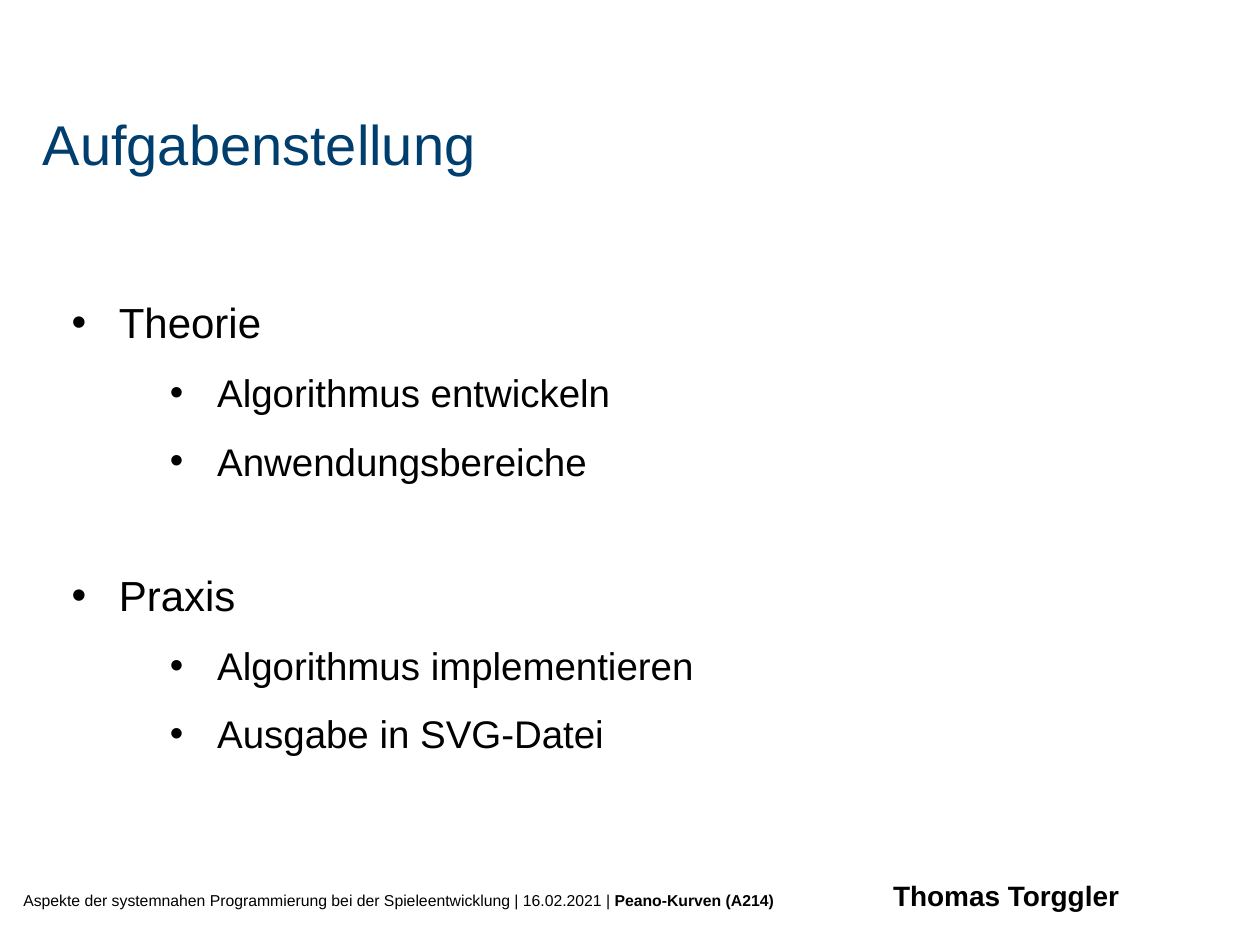
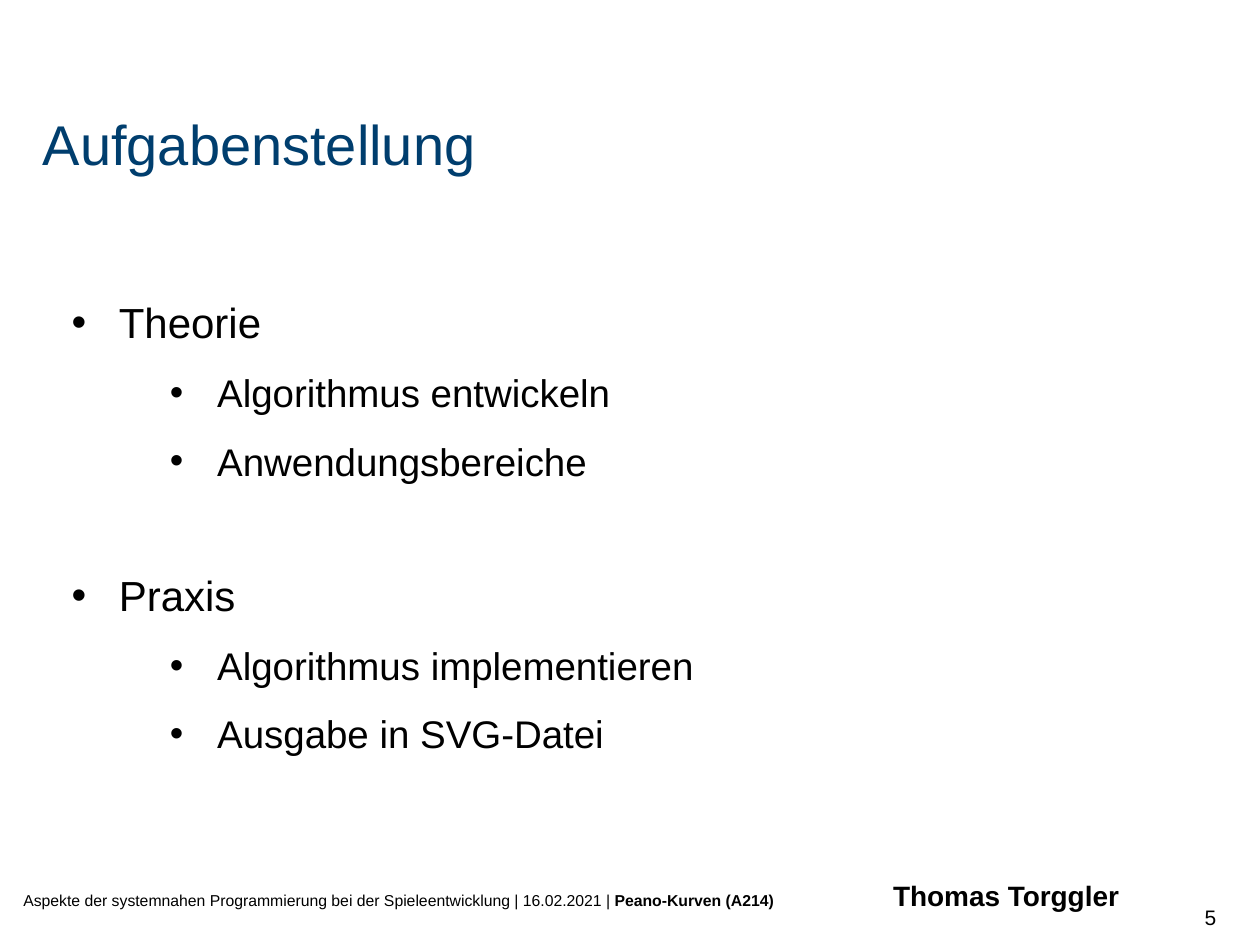
Before and after one commit to PaddlePad/ASP-Peano, a slide deck: slide 5 of Ausarbeitung/präzi.pptx. Drawn at 1260x945 pixels with LibreOffice and Linux fonts; fonts in the diff are those of the drawing; background and template pictures are left out. Boxes give left, top, right and bottom in pixels: in the first picture for what was removed or moved away, otherwise in the second. Text is boxed around its words. In the diff, an @@ line names an element or a change of style, - is before the commit and + after.

```diff
--- a/Ausarbeitung/präzi.pptx
+++ b/Ausarbeitung/präzi.pptx
@@ page number added at box(1205, 910, 1217, 926), 12 pt, text #000000 @@
+5
```
Also in this commit, not shown: 1 slide removed.
